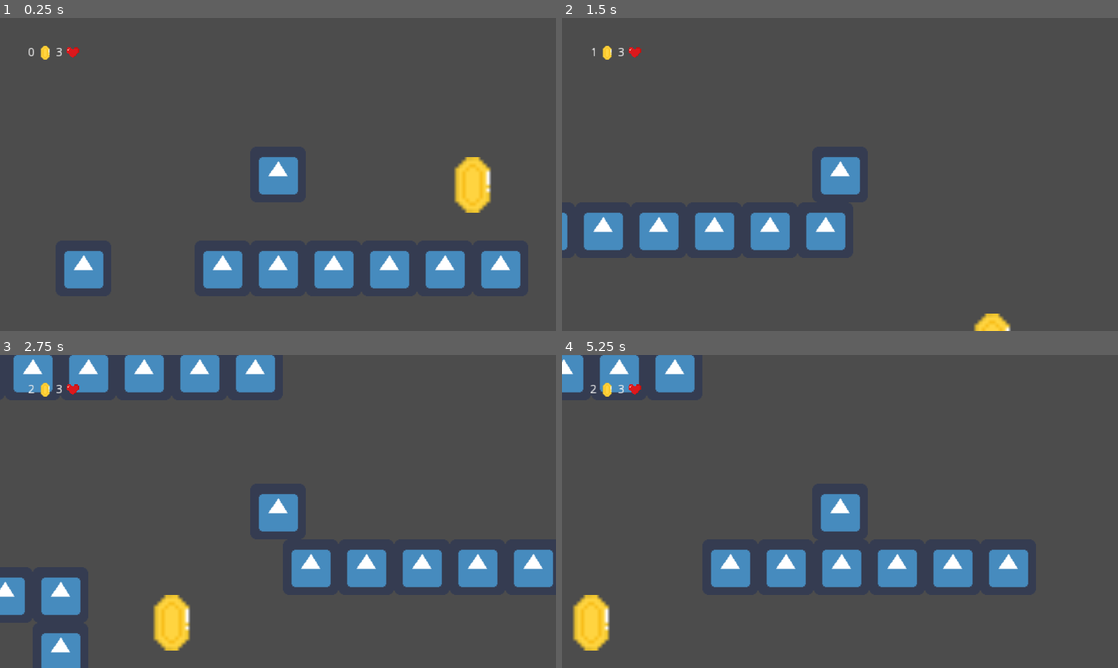
Above: before the commit, frames 1-4 (two rows, left to right).
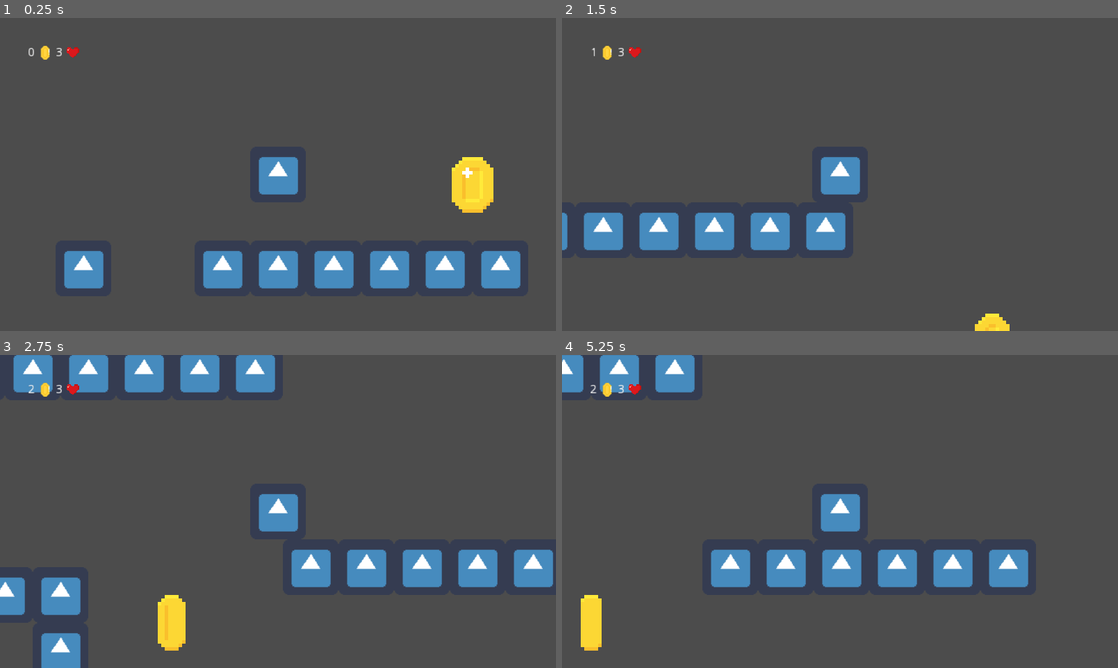
Above: after the commit, the same moments.

Repository: JPabloMF/project1.0_godot
Game: Godot game, scene res://Scenes/World1.tscn
The game is run twice, just before and just after one commit, with the same random seed, the same clock (stepped at 60 frames per second) and the same inputs. The engine's default icon, where the game draws it, is replaced by a stand-in: a white triangle on a blue panel in a dark square.
Inputs:
- Up to frame 1 (0.25 s): no input
- Up to frame 2 (1.5 s): tap Enter (ui_accept) at 0.5, 1.35 s; hold Enter (ui_accept) 0.53-1.28 s; hold Right (ui_right) from 0.53 s (still down)
- Up to frame 3 (2.75 s): tap Enter (ui_accept) at 1.52, 1.82 s; release Right (ui_right) at 2.03 s; hold Left (ui_left) from 2.03 s (still down); hold Enter (ui_accept) from 2.03 s (still down)
- Up to frame 4 (5.25 s): release Left (ui_left) at 2.78 s; release Enter (ui_accept) at 2.78 s; hold Right (ui_right) 2.78-4.28 s; tap Enter (ui_accept) at 2.85, 3.02, 3.32, 4.35, 4.52, 4.82 s; hold Enter (ui_accept) 3.53-4.28 s; hold Left (ui_left) 4.28-5.03 s; hold Right (ui_right) from 5.03 s (still down); hold Enter (ui_accept) from 5.03 s (still down)

The runs differ from the first frame. In frame 1, 0.5% of the frame differs, in the area x 81-89%, y 44-63%; in frame 2, 0.1%; in frame 3, 0.4%; in frame 4, 0.5%.

Commit message:
trap animation, coin animation

Diff:
--- /dev/null
+++ b/DangerPlatform.gd
@@ -0,0 +1,27 @@
+extends StaticBody2D
+
+
+# Declare member variables here. Examples:
+# var a = 2
+# var b = "text"
+
+
+# Called when the node enters the scene tree for the first time.
+func _ready():
+	pass # Replace with function body.
+
+
+# Called every frame. 'delta' is the elapsed time since the previous frame.
+#func _process(delta):
+#	pass
+
+
+func _on_DangerPlatform_area_entered(area):
+	if "Player" in area.get_name():
+		$Sprite.play("trap")
+
+
+
+func _on_DangerPlatform_area_exited(area):
+	if "Player" in area.get_name():
+		$Sprite.play("idle")
--- a/DangerPlatform.tscn
+++ b/DangerPlatform.tscn
@@ -1,22 +1,35 @@
-[gd_scene load_steps=3 format=2]
+[gd_scene load_steps=7 format=2]
 
-[ext_resource path="res://Sprites/icon.png" type="Texture" id=1]
+[ext_resource path="res://Sprites/trap/trap1.png" type="Texture" id=1]
+[ext_resource path="res://Sprites/trap/trap2.png" type="Texture" id=2]
+[ext_resource path="res://Sprites/trap/trap4.png" type="Texture" id=3]
+[ext_resource path="res://Sprites/trap/trap3.png" type="Texture" id=4]
 
-[sub_resource type="RectangleShape2D" id=1]
-extents = Vector2( 32, 32 )
+[sub_resource type="SpriteFrames" id=2]
+animations = [ {
+"frames": [ ExtResource( 1 ) ],
+"loop": true,
+"name": "idle",
+"speed": 5.0
+}, {
+"frames": [ ExtResource( 1 ), ExtResource( 2 ), ExtResource( 4 ), ExtResource( 3 ) ],
+"loop": false,
+"name": "trap",
+"speed": 40.0
+} ]
+
+[sub_resource type="RectangleShape2D" id=3]
+extents = Vector2( 8, 9.27536 )
 
 [node name="PlatformRed" type="StaticBody2D"]
-position = Vector2( -832, 384 )
-__meta__ = {
-"_edit_group_": true
-}
+position = Vector2( -2.38419e-07, -32 )
+scale = Vector2( 4, 3.45 )
+
+[node name="Sprite" type="AnimatedSprite" parent="."]
+frames = SubResource( 2 )
+animation = "idle"
 
 [node name="CollisionShape2D" type="CollisionShape2D" parent="."]
 visible = false
-position = Vector2( 96, 0 )
-shape = SubResource( 1 )
-
-[node name="Sprite" type="Sprite" parent="."]
-modulate = Color( 1, 0, 0, 1 )
-position = Vector2( 96, 0 )
-texture = ExtResource( 1 )
+position = Vector2( 5.96046e-08, 9.27536 )
+shape = SubResource( 3 )
--- a/Scenes/Coin.tscn
+++ b/Scenes/Coin.tscn
@@ -1,23 +1,34 @@
-[gd_scene load_steps=4 format=2]
+[gd_scene load_steps=8 format=2]
 
-[ext_resource path="res://Sprites/coin.png" type="Texture" id=1]
+[ext_resource path="res://Sprites/coins/coin3.png" type="Texture" id=1]
 [ext_resource path="res://Scripts/Coin.gd" type="Script" id=2]
+[ext_resource path="res://Sprites/coins/coin2.png" type="Texture" id=3]
+[ext_resource path="res://Sprites/coins/coin4.png" type="Texture" id=4]
+[ext_resource path="res://Sprites/coins/coin1.png" type="Texture" id=5]
 
-[sub_resource type="CapsuleShape2D" id=1]
+[sub_resource type="SpriteFrames" id=1]
+animations = [ {
+"frames": [ ExtResource( 5 ), ExtResource( 3 ), ExtResource( 1 ), ExtResource( 4 ) ],
+"loop": true,
+"name": "coin",
+"speed": 7.0
+} ]
+
+[sub_resource type="CapsuleShape2D" id=2]
 radius = 8.0
 height = 0.0
 
-[node name="Coin" type="Sprite"]
+[node name="Coin" type="AnimatedSprite"]
 position = Vector2( 416, 256 )
 scale = Vector2( 4, 4 )
-texture = ExtResource( 1 )
+frames = SubResource( 1 )
+animation = "coin"
+frame = 3
+playing = true
 script = ExtResource( 2 )
-__meta__ = {
-"_edit_group_": true
-}
 
 [node name="coin" type="Area2D" parent="."]
 
 [node name="CollisionShape2D2" type="CollisionShape2D" parent="coin"]
-shape = SubResource( 1 )
+shape = SubResource( 2 )
 [connection signal="area_entered" from="coin" to="." method="_on_coin_area_entered"]
--- a/Scenes/World1.tscn
+++ b/Scenes/World1.tscn
@@ -6,14 +6,19 @@
 [ext_resource path="res://Sprites/icon.png" type="Texture" id=4]
 [ext_resource path="res://Stairs.tscn" type="PackedScene" id=5]
 [ext_resource path="res://DangerPlatform.tscn" type="PackedScene" id=6]
+[ext_resource path="res://Sprites/block.png" type="Texture" id=7]
+[ext_resource path="res://DangerPlatform.gd" type="Script" id=8]
+
+[sub_resource type="RectangleShape2D" id=1]
+extents = Vector2( 32, 96 )
 
 [sub_resource type="RectangleShape2D" id=2]
-extents = Vector2( 32, 96 )
-
-[sub_resource type="RectangleShape2D" id=1]
 extents = Vector2( 32, 32 )
 
 [sub_resource type="RectangleShape2D" id=3]
+extents = Vector2( 8, 9.27538 )
+
+[sub_resource type="RectangleShape2D" id=4]
 extents = Vector2( 32, 32 )
 
 [node name="World1" type="Node2D"]
@@ -43,27 +48,27 @@
 position = Vector2( -320, 288 )
 
 [node name="Coin6" parent="Coins" instance=ExtResource( 1 )]
-position = Vector2( -800, -128 )
+position = Vector2( -800, -224 )
 
 [node name="Stairs" type="Node" parent="."]
 
 [node name="Stairs" parent="Stairs" instance=ExtResource( 5 )]
-position = Vector2( -736, 160 )
+position = Vector2( -736, 64 )
 
 [node name="Stairs2" parent="Stairs" instance=ExtResource( 5 )]
-position = Vector2( -736, 96 )
+position = Vector2( -736, 0 )
 
 [node name="Stairs3" parent="Stairs" instance=ExtResource( 5 )]
-position = Vector2( -736, 32 )
+position = Vector2( -736, -64 )
 
 [node name="StairsArea" type="Area2D" parent="Stairs"]
-position = Vector2( -736, 96 )
+position = Vector2( -736, 0 )
 __meta__ = {
 "_edit_group_": true
 }
 
 [node name="CollisionShape2D" type="CollisionShape2D" parent="Stairs/StairsArea"]
-shape = SubResource( 2 )
+shape = SubResource( 1 )
 
 [node name="PlatformsContainer" type="Node" parent="."]
 
@@ -449,21 +454,21 @@
 
 [node name="CollisionShape2D" type="CollisionShape2D" parent="PlatformsContainer/Platforms 5/Platform3"]
 position = Vector2( 96, 0 )
-shape = SubResource( 1 )
+shape = SubResource( 2 )
 
 [node name="Sprite" type="Sprite" parent="PlatformsContainer/Platforms 5/Platform3"]
 position = Vector2( 96, 0 )
 texture = ExtResource( 4 )
 
 [node name="Platform4" type="StaticBody2D" parent="PlatformsContainer/Platforms 5"]
-position = Vector2( -896, -32 )
+position = Vector2( -896, -128 )
 __meta__ = {
 "_edit_group_": true
 }
 
 [node name="CollisionShape2D" type="CollisionShape2D" parent="PlatformsContainer/Platforms 5/Platform4"]
 position = Vector2( 96, 0 )
-shape = SubResource( 1 )
+shape = SubResource( 2 )
 
 [node name="Sprite" type="Sprite" parent="PlatformsContainer/Platforms 5/Platform4"]
 position = Vector2( 96, 0 )
@@ -519,16 +524,35 @@
 
 [node name="CollisionShape2D" type="CollisionShape2D" parent="PlatformsContainer/Platforms 5/Platform5"]
 position = Vector2( 96, 0 )
-shape = SubResource( 1 )
+shape = SubResource( 2 )
 
 [node name="Sprite" type="Sprite" parent="PlatformsContainer/Platforms 5/Platform5"]
 position = Vector2( 96, 0 )
 texture = ExtResource( 4 )
 
 [node name="DangerPlatform" parent="." instance=ExtResource( 6 )]
+position = Vector2( -736, 352 )
+script = ExtResource( 8 )
 
 [node name="DangerPlatform" type="Area2D" parent="DangerPlatform"]
 
 [node name="CollisionShape2D" type="CollisionShape2D" parent="DangerPlatform/DangerPlatform"]
-position = Vector2( 96, -32 )
 shape = SubResource( 3 )
+
+[node name="Box" type="RigidBody2D" parent="." groups=[
+"bodies",
+]]
+position = Vector2( -224, 320 )
+mass = 10.0
+gravity_scale = 5.0
+__meta__ = {
+"_edit_group_": true
+}
+
+[node name="Sprite" type="Sprite" parent="Box"]
+texture = ExtResource( 7 )
+
+[node name="CollisionShape2D" type="CollisionShape2D" parent="Box"]
+shape = SubResource( 4 )
+[connection signal="area_entered" from="DangerPlatform/DangerPlatform" to="DangerPlatform" method="_on_DangerPlatform_area_entered"]
+[connection signal="area_exited" from="DangerPlatform/DangerPlatform" to="DangerPlatform" method="_on_DangerPlatform_area_exited"]
--- a/Scripts/Coin.gd
+++ b/Scripts/Coin.gd
@@ -1,4 +1,4 @@
-extends Sprite
+extends AnimatedSprite
 
 func _ready():
 	pass # Replace with function body.
--- a/Scripts/Player.gd
+++ b/Scripts/Player.gd
@@ -31,6 +31,8 @@
 		motion.y = 0
 	else:
 		motion.y += 10
+	if motion.y > 800:
+		print("damaged by fall")
 
 	if Input.is_action_pressed("ui_left"):
 		motion.x = max(motion.x - ACCELERATION, -MAX_SPEED)
@@ -40,15 +42,20 @@
 		motion.x = lerp(motion.x, 0, 0.2)
 
 	if Input.is_action_pressed("ui_up"):
-		if is_on_floor() or stairs_entered:
+		if is_on_floor():
 			motion.y = -400
+		elif stairs_entered:
+			motion.y = -300
 	elif Input.is_action_pressed("ui_down"):
-		motion.y = +400
+		if stairs_entered:
+			motion.y = +300
 
-
-	if Input.is_action_pressed("ui_accept"):
-		get_tree().paused = false
-	motion = move_and_slide(motion,UP)
+	motion = move_and_slide(motion,Vector2.UP,false,4,PI/4,false)
+	# to be able to push items
+	for index in get_slide_count():
+		var collision = get_slide_collision(index)
+		if collision.collider.is_in_group("bodies"):
+			collision.collider.apply_central_impulse(-collision.normal * 100)
 
 func _on_Player_area_entered(area):
 	danger_element_entered = true
Not shown: 2 places in Scenes/Player.tscn that only renumber resources
Not shown: 30 places in Scenes/World1.tscn that only renumber resources
Binary file added: Sprites/block.png
Not shown, added: Sprites/block.png.import
Binary file added: Sprites/coins/coin1.png
Not shown, added: Sprites/coins/coin1.png.import
Binary file added: Sprites/coins/coin2.png
Not shown, added: Sprites/coins/coin2.png.import
Binary file added: Sprites/coins/coin3.png
Not shown, added: Sprites/coins/coin3.png.import
Binary file added: Sprites/coins/coin4.png
Not shown, added: Sprites/coins/coin4.png.import
(and 8 more such lines)
